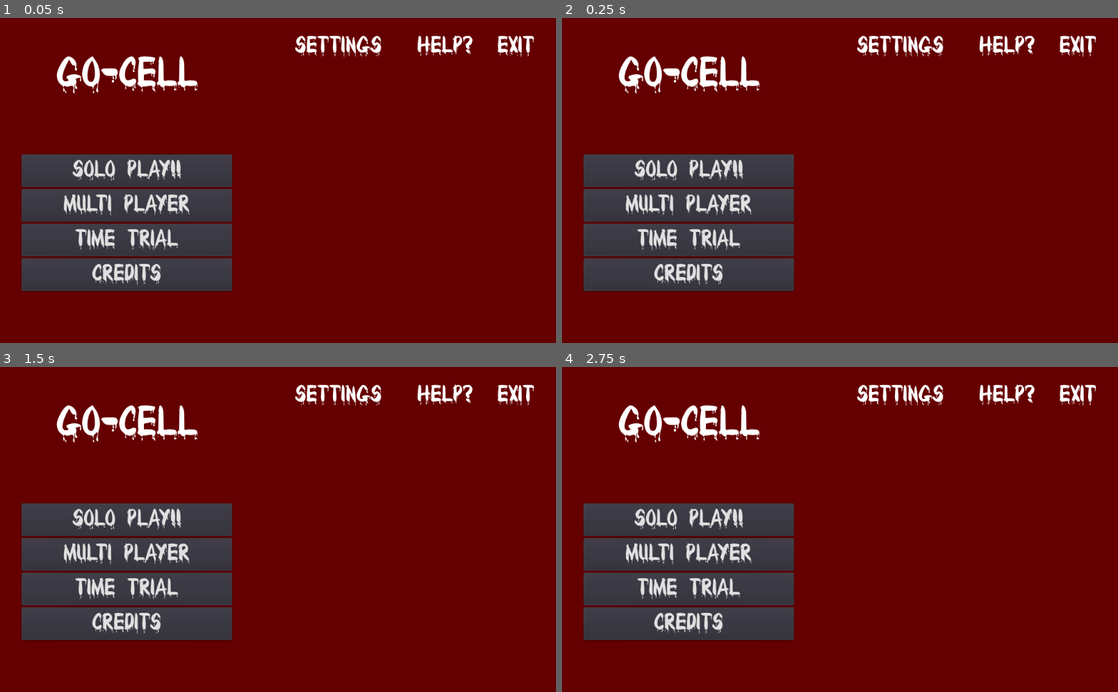
Above: before the commit, frames 1-4 (two rows, left to right).
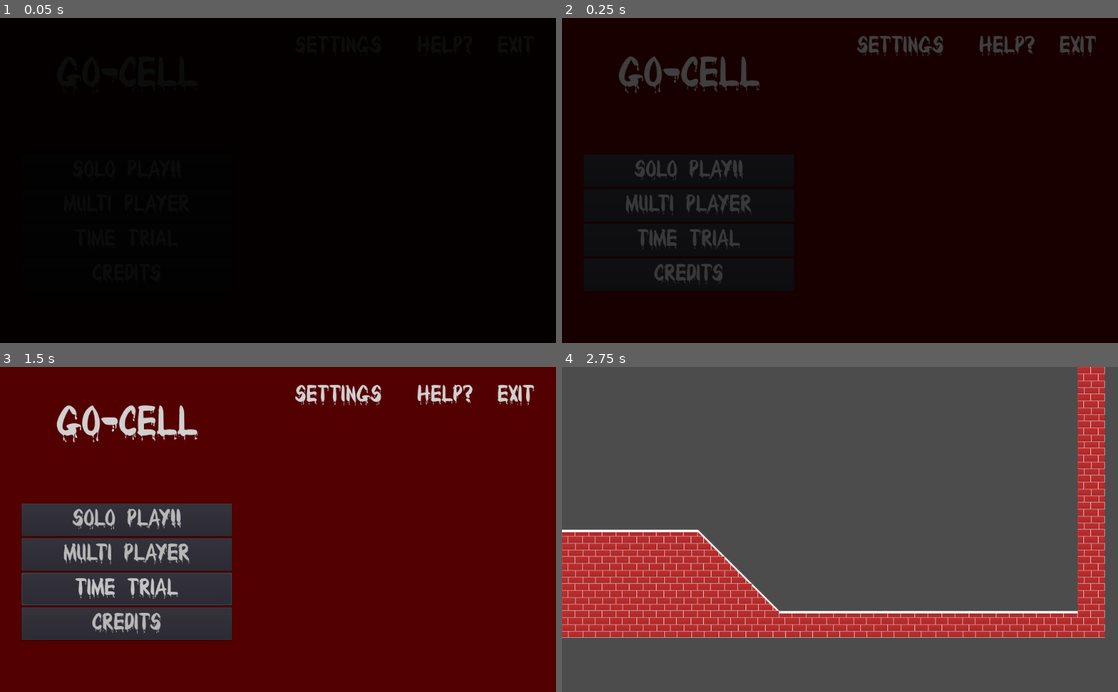
Above: after the commit, the same moments.

Repository: ichlaffterlalu/gocell
Game: Godot game, scene res://Scenes/MainMenu/MainMenu.tscn
Same seed, same stepped clock (60 frames per second), same inputs: the game is played once before the commit and once after it. The engine's default icon, where the game draws it, is replaced by a stand-in: a white triangle on a blue panel in a dark square.
Inputs:
- Up to frame 1 (0.05 s): no input
- Up to frame 2 (0.25 s): no input
- Up to frame 3 (1.5 s): click "Multi Player" at 0.5 s; click "Time Trial" at 1.25 s
- Up to frame 4 (2.75 s): click "Credits" at 2 s

The runs differ from the first frame. In frame 1, 100% of the frame differs, in the area x 0-100%, y 0-100%; in frame 2, 100%; in frame 3, 3.8%; in frame 4, 95%.

Commit message:
Now button works

Diff:
--- a/Prototype/Platforming Danin/Scenes/Main Menu Font.tres
+++ /dev/null
@@ -1,11 +0,0 @@
-[gd_resource type="DynamicFont" load_steps=2 format=2]
-
-[ext_resource path="res://Fonts/BLOODY.ttf" type="DynamicFontData" id=1]
-
-[resource]
-
-size = 36
-use_mipmaps = false
-use_filter = false
-font_data = ExtResource( 1 )
-_sections_unfolded = [ "Font", "Settings" ]
--- /dev/null
+++ b/Prototype/Platforming Danin/Scenes/MainMenu/Fade.gd
@@ -0,0 +1,16 @@
+extends ColorRect
+
+signal fade_in_finished
+signal fade_out_finished
+
+func fade_in():
+	$FadeAnimation.play("fade_in")
+
+func fade_out():
+	$FadeAnimation.play("fade_out")
+
+func _on_FadeAnimation_animation_finished(anim_name):
+	if anim_name == "fade_in":
+		emit_signal("fade_in_finished")
+	elif anim_name == "fade_out":
+		emit_signal("fade_out_finished")
--- a/Prototype/Platforming Danin/Scenes/MainMenu/FadeIn.gd
+++ /dev/null
@@ -1,9 +0,0 @@
-extends ColorRect
-
-signal fade_finished
-
-func fade_in():
-	$FadeInAnimation.play("fade_in")
-
-func _on_FadeInAnimation_animation_finished(anim_name):
-	emit_signal("fade_finished")
--- a/Prototype/Platforming Danin/Scenes/MainMenu/MainMenu.gd
+++ b/Prototype/Platforming Danin/Scenes/MainMenu/MainMenu.gd
@@ -8,13 +8,18 @@
 func _ready():
 	# Called when the node is added to the scene for the first time.
 	# Initialization here
+	$Fade.show()
+	$Fade.fade_out()
 	for button in $MainPage/MarginContainer/HBoxContainer/LeftSide/MenuButtons.get_children():
 		button.connect("pressed", self, "_on_Button_pressed", [button.scene_to_load])
 
 func _on_Button_pressed(scene_to_load):
 	scene_path_to_load = scene_to_load
-	$FadeIn.show()
-	$FadeIn.fade_in()
+	$Fade.show()
+	$Fade.fade_in()
 
-func _on_FadeIn_fade_finished():
+func _on_Fade_fade_in_finished():
 	get_tree().change_scene(scene_path_to_load)
+
+func _on_Fade_fade_out_finished():
+	$Fade.hide()
--- a/Prototype/Platforming Danin/Scenes/MainMenu/MainMenu.tscn
+++ b/Prototype/Platforming Danin/Scenes/MainMenu/MainMenu.tscn
@@ -1,15 +1,15 @@
-[gd_scene load_steps=7 format=2]
+[gd_scene load_steps=8 format=2]
 
 [ext_resource path="res://Scenes/MainMenu/MainMenu.gd" type="Script" id=1]
 [ext_resource path="res://Fonts/Title Font.tres" type="DynamicFont" id=2]
 [ext_resource path="res://Fonts/Main Menu Font.tres" type="DynamicFont" id=3]
 [ext_resource path="res://Scenes/MainMenu/MainMenuButton.gd" type="Script" id=4]
-[ext_resource path="res://Scenes/MainMenu/FadeIn.gd" type="Script" id=5]
+[ext_resource path="res://Scenes/MainMenu/Fade.gd" type="Script" id=5]
 
 [sub_resource type="Animation" id=1]
 
 resource_name = "fade_in"
-length = 0.5
+length = 1.0
 loop = false
 step = 0.1
 tracks/0/type = "value"
@@ -19,10 +19,29 @@
 tracks/0/imported = false
 tracks/0/enabled = true
 tracks/0/keys = {
-"times": PoolRealArray( 0, 0.5 ),
+"times": PoolRealArray( 0, 1 ),
 "transitions": PoolRealArray( 1, 1 ),
 "update": 0,
 "values": [ Color( 0, 0, 0, 0 ), Color( 0, 0, 0, 1 ) ]
+}
+
+[sub_resource type="Animation" id=2]
+
+resource_name = "fade_out"
+length = 1.0
+loop = false
+step = 0.1
+tracks/0/type = "value"
+tracks/0/path = NodePath(".:color")
+tracks/0/interp = 1
+tracks/0/loop_wrap = true
+tracks/0/imported = false
+tracks/0/enabled = true
+tracks/0/keys = {
+"times": PoolRealArray( 0, 1 ),
+"transitions": PoolRealArray( 1, 1 ),
+"update": 0,
+"values": [ Color( 0, 0, 0, 1 ), Color( 0, 0, 0, 0 ) ]
 }
 
 [node name="MainMenu" type="Control" index="0"]
@@ -409,27 +428,26 @@
 use_top_left = false
 _sections_unfolded = [ "Size Flags" ]
 
-[node name="FadeIn" type="ColorRect" parent="." index="1"]
-
+[node name="Fade" type="ColorRect" parent="." index="1"]
+
+visible = false
 anchor_left = 0.0
 anchor_top = 0.0
 anchor_right = 1.0
 anchor_bottom = 1.0
-margin_left = 2.0
-margin_top = 7.0
-margin_right = 962.0
-margin_bottom = 543.0
-rect_pivot_offset = Vector2( 0, 0 )
-rect_clip_content = false
-mouse_filter = 0
-mouse_default_cursor_shape = 0
-size_flags_horizontal = 1
-size_flags_vertical = 1
-color = Color( 0, 0, 0, 0 )
+margin_right = 1024.0
+margin_bottom = 600.0
+rect_pivot_offset = Vector2( 0, 0 )
+rect_clip_content = false
+mouse_filter = 0
+mouse_default_cursor_shape = 0
+size_flags_horizontal = 1
+size_flags_vertical = 1
+color = Color( 0, 0, 0, 1 )
 script = ExtResource( 5 )
 _sections_unfolded = [ "Rect" ]
 
-[node name="FadeInAnimation" type="AnimationPlayer" parent="FadeIn" index="0"]
+[node name="FadeAnimation" type="AnimationPlayer" parent="Fade" index="0"]
 
 root_node = NodePath("..")
 autoplay = ""
@@ -437,8 +455,11 @@
 playback_default_blend_time = 0.0
 playback_speed = 1.0
 anims/fade_in = SubResource( 1 )
+anims/fade_out = SubResource( 2 )
 blend_times = [  ]
 
-[connection signal="fade_finished" from="FadeIn" to="." method="_on_FadeIn_fade_finished"]
-
-[connection signal="animation_finished" from="FadeIn/FadeInAnimation" to="FadeIn" method="_on_FadeInAnimation_animation_finished"]
+[connection signal="fade_in_finished" from="Fade" to="." method="_on_Fade_fade_in_finished"]
+
+[connection signal="fade_out_finished" from="Fade" to="." method="_on_Fade_fade_out_finished"]
+
+[connection signal="animation_finished" from="Fade/FadeAnimation" to="Fade" method="_on_FadeAnimation_animation_finished"]
